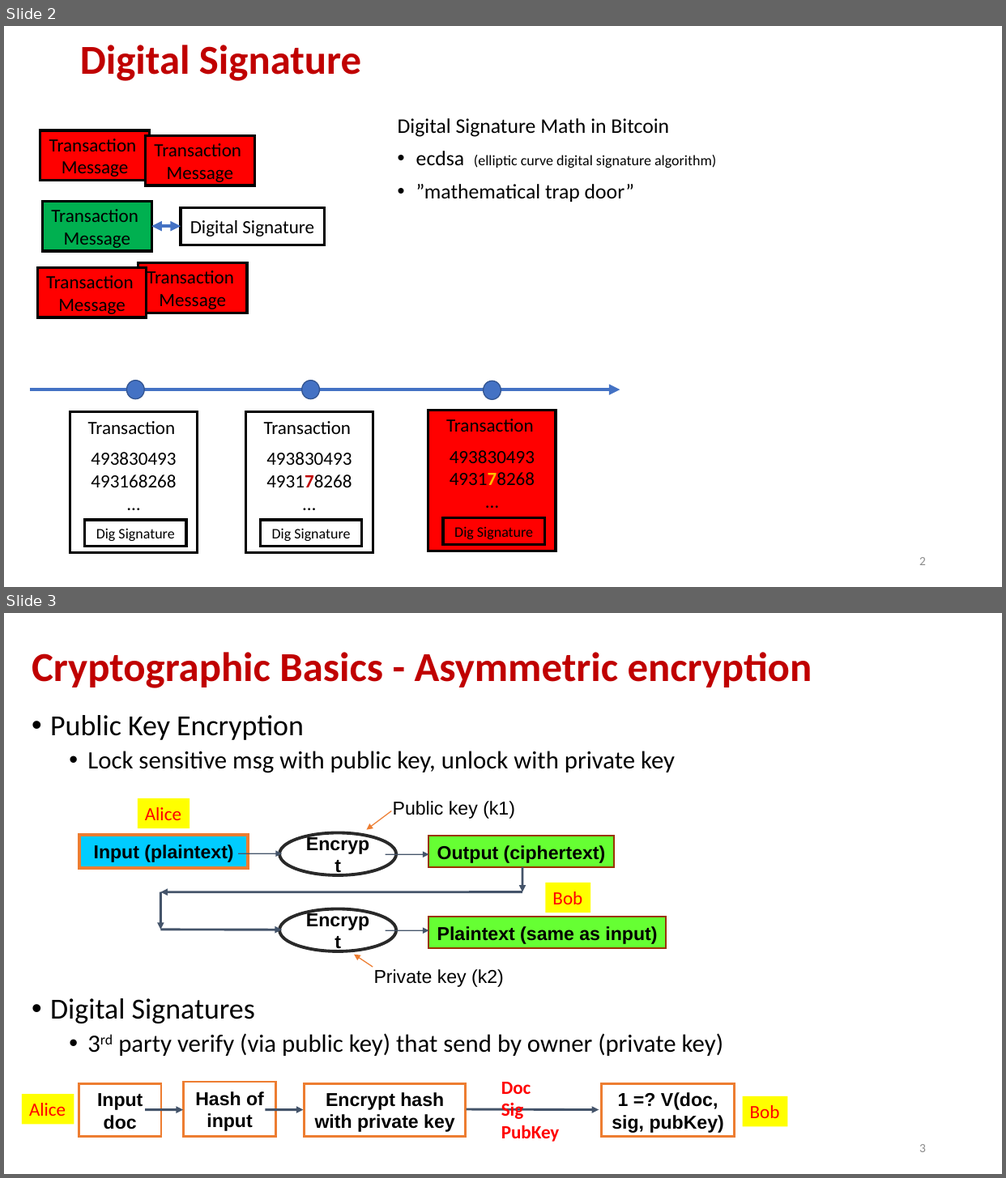
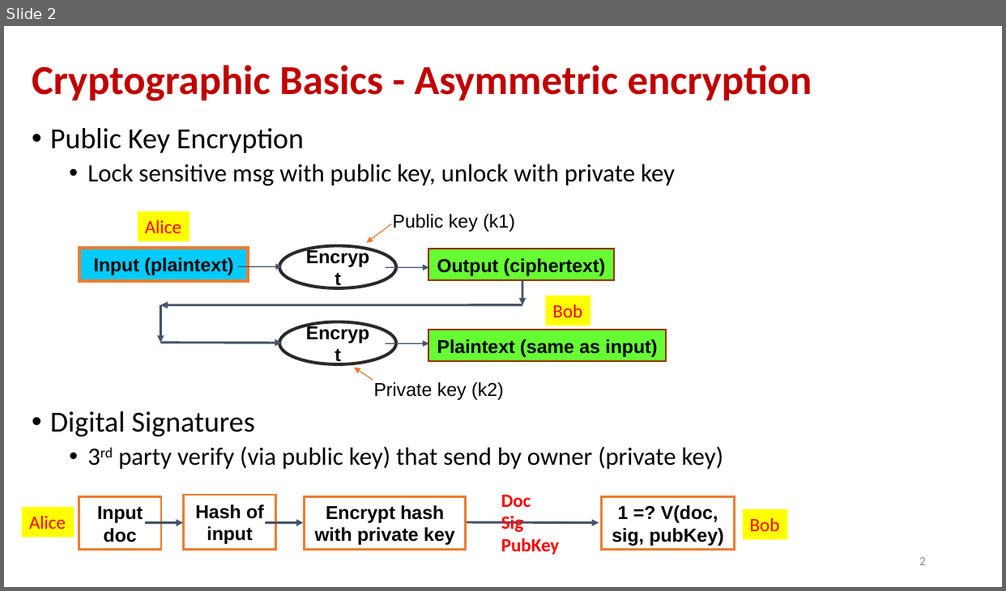
Before and after one commit to andyplusplus/blockchain, a slide deck: how_bitcoin_works/How_01_Cryptographic_Basics.pptx. Shown one above the other, each under a label of ours: slides 2 and 3 before the commit, slide 2 after it. The pictures are 1006x1178 and 1006x591 pixels, drawn with LibreOffice and Linux fonts; fonts in the diff are those of the drawing. Boxes give left, top, right and bottom in pixels: in the first picture for what was removed or moved away, otherwise in the second. Text is boxed around its words. In the diff, an @@ line names an element or a change of style, - is before the commit and + after.

```diff
--- a/how_bitcoin_works/How_01_Cryptographic_Basics.pptx
+++ b/how_bitcoin_works/How_01_Cryptographic_Basics.pptx
@@ slide 2 removed at box(4, 26, 1002, 587), background #FFFFFF @@
@@ title removed at box(80, 45, 361, 81) @@
-Digital Signature
@@ text removed at box(398, 118, 716, 202) @@
-Digital Signature Math in Bitcoin
-• ecdsa (elliptic curve digital signature algorithm)
-• ”mathematical trap door”
@@ rectangle removed at box(42, 201, 151, 251) @@
-Transaction
-Message
@@ rectangle removed at box(181, 208, 325, 246) @@
-Digital Signature
@@ double arrow removed from (151, 227) to (181, 227) @@
@@ group removed at box(38, 130, 255, 318): 4 rectangles @@
-Transaction
-Message
-Transaction
-Message
-Transaction
-Message
-Transaction
-Message
@@ group removed at box(30, 381, 620, 399): 3 ellipses, 1 arrow @@
@@ rectangle removed at box(70, 412, 197, 553) @@
-Transaction
-493830493
-493168268
-…
@@ rectangle removed at box(246, 412, 373, 553) @@
-Transaction
-493830493
-493178268
-…
@@ rectangle removed at box(428, 410, 556, 551) @@
-Transaction
-493830493
-493178268
-…
@@ rectangle removed at box(85, 520, 187, 546) @@
-Dig Signature
@@ rectangle removed at box(261, 520, 363, 546) @@
-Dig Signature
@@ rectangle removed at box(444, 518, 545, 544) @@
-Dig Signature
@@ page number removed at box(919, 557, 926, 565) @@
-2
@@ what was slide 3 is now slide 2 @@
@@ page number at box(919, 557, 926, 565): text changed @@
-3
+2
```
Also in this commit, not shown: 1 slide changed, 3 other files.
